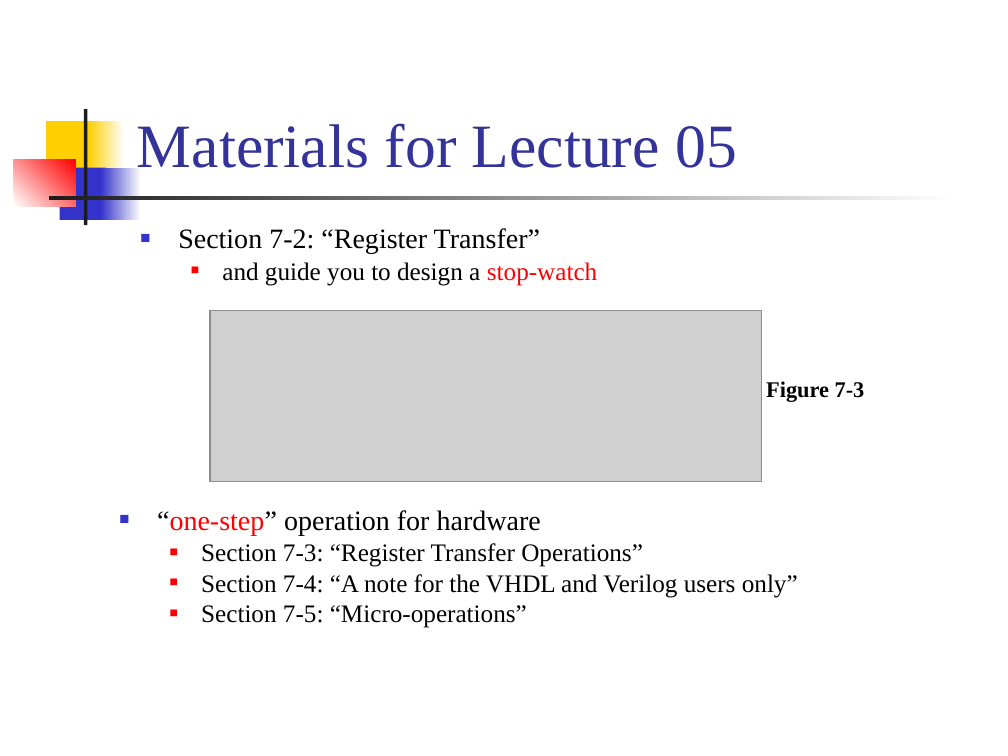
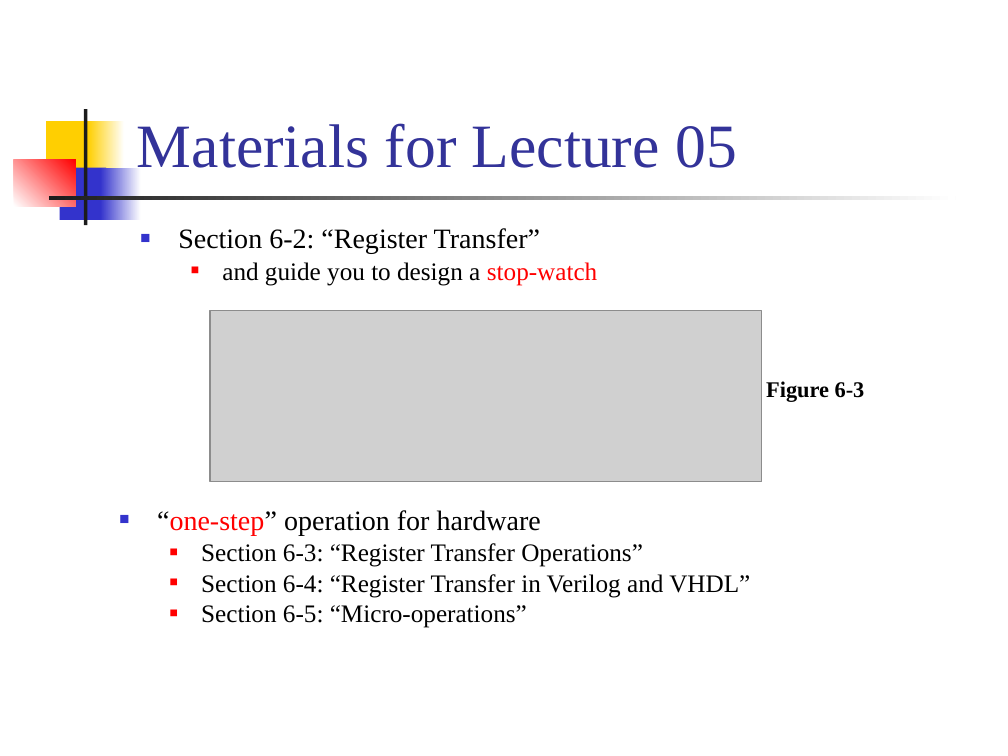
Before and after one commit to CGUSystemCourses/ComputerOrg-2016, a slide deck: slide 152 of Lectures/lec04-counters/lec04-counters.ppt. Drawn at 1008x756 pixels with LibreOffice and Linux fonts; fonts in the diff are those of the drawing; grey boxes stand for pictures. Boxes give left, top, right and bottom in pixels: in the first picture for what was removed or moved away, otherwise in the second. Text is boxed around its words. In the diff, an @@ line names an element or a change of style, - is before the commit and + after.

```diff
--- a/Lectures/lec04-counters/lec04-counters.ppt
+++ b/Lectures/lec04-counters/lec04-counters.ppt
@@ text at <box>178,228,540,254</box>: text changed @@
-■ Section 7-2: “Register Transfer”
+■ Section 6-2: “Register Transfer”
@@ text at <box>766,381,865,402</box>: text changed @@
-Figure 7-3
+Figure 6-3
@@ text at <box>201,543,750,628</box>: text changed @@
-  ■ Section 7-3: “Register Transfer Operations”
-  ■ Section 7-4: “A note for the VHDL and Verilog users only”
-  ■ Section 7-5: “Micro-operations”
+  ■ Section 6-3: “Register Transfer Operations”
+  ■ Section 6-4: “Register Transfer in Verilog and VHDL”
+  ■ Section 6-5: “Micro-operations”
```
Also in this commit, not shown: 3 other slides changed.
